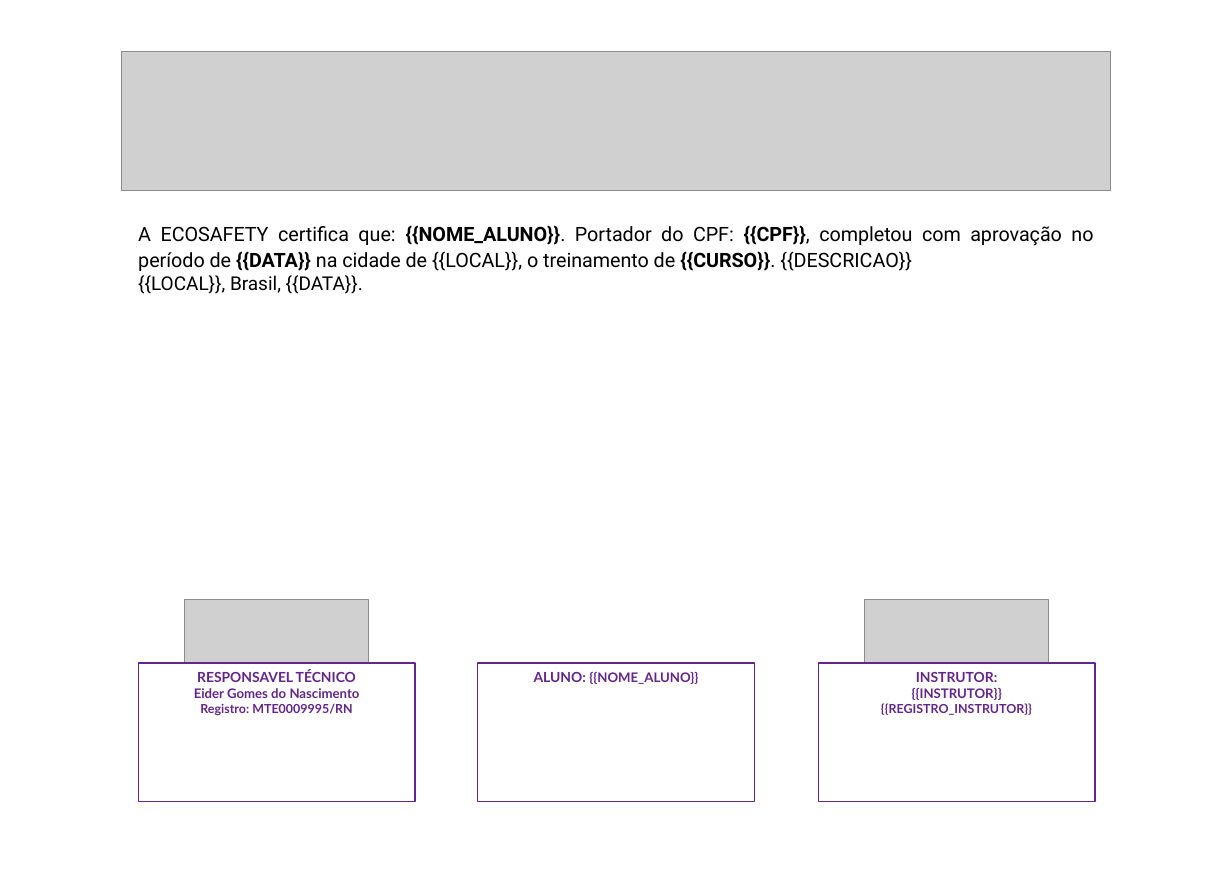
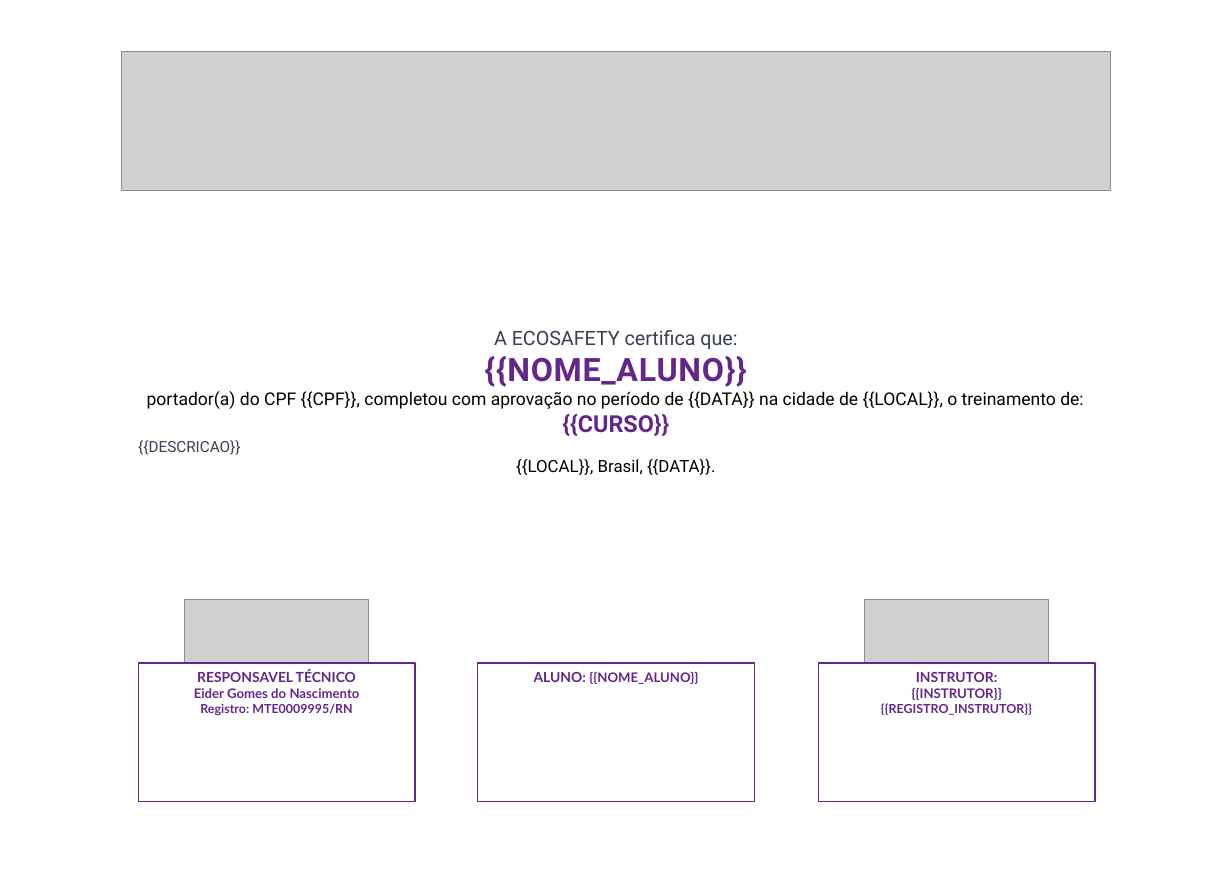
Before and after one commit to clementgustavo1301-blip/Gest-oToalsafety, a slide deck: slide 1 of public/template-modelo1.pptx. Drawn at 1232x872 pixels with LibreOffice and Linux fonts; fonts in the diff are those of the drawing; grey boxes stand for pictures; background and template pictures are left out. Boxes give left, top, right and bottom in pixels: in the first picture for what was removed or moved away, otherwise in the second. Text is boxed around its words. In the diff, an @@ line names an element or a change of style, - is before the commit and + after.

Commit message:
fix(certificados): centralizacao e melhorias no modelo 1, logos em alta definicao e qualidade 300 DPI no PDF

```diff
--- a/public/template-modelo1.pptx
+++ b/public/template-modelo1.pptx
@@ text "A ECOSAFETY certifica que:": place and size @@
-text "A ECOSAFETY certifica que:" at (138, 225, 1093, 294)
+text "A ECOSAFETY certifica que:" at (147, 330, 1083, 475)
@@ text "A ECOSAFETY certifica que:" at (147, 330, 1083, 475): vertical alignment top to middle @@
@@ text at (147, 330, 1083, 436): text changed; size 13.5 to 12 pt @@
-A ECOSAFETY certifica que: {{NOME_ALUNO}}. Portador do CPF: {{CPF}}, completou com aprovação no período de {{DATA}} na cidade de {{LOCAL}}, o treinamento de {{CURSO}}. {{DESCRICAO}}
+A ECOSAFETY certifica que:
+{{NOME_ALUNO}}
+portador(a) do CPF {{CPF}}, completou com aprovação no período de {{DATA}} na cidade de {{LOCAL}}, o treinamento de:
+{{CURSO}}
+{{DESCRICAO}}
@@ text at (516, 459, 716, 475): size 13 to 11.5 pt in "{{LOCAL}}, Brasil, {{DATA}}."; alignment left to centre @@
```
Also in this commit, not shown: 6 other files.
